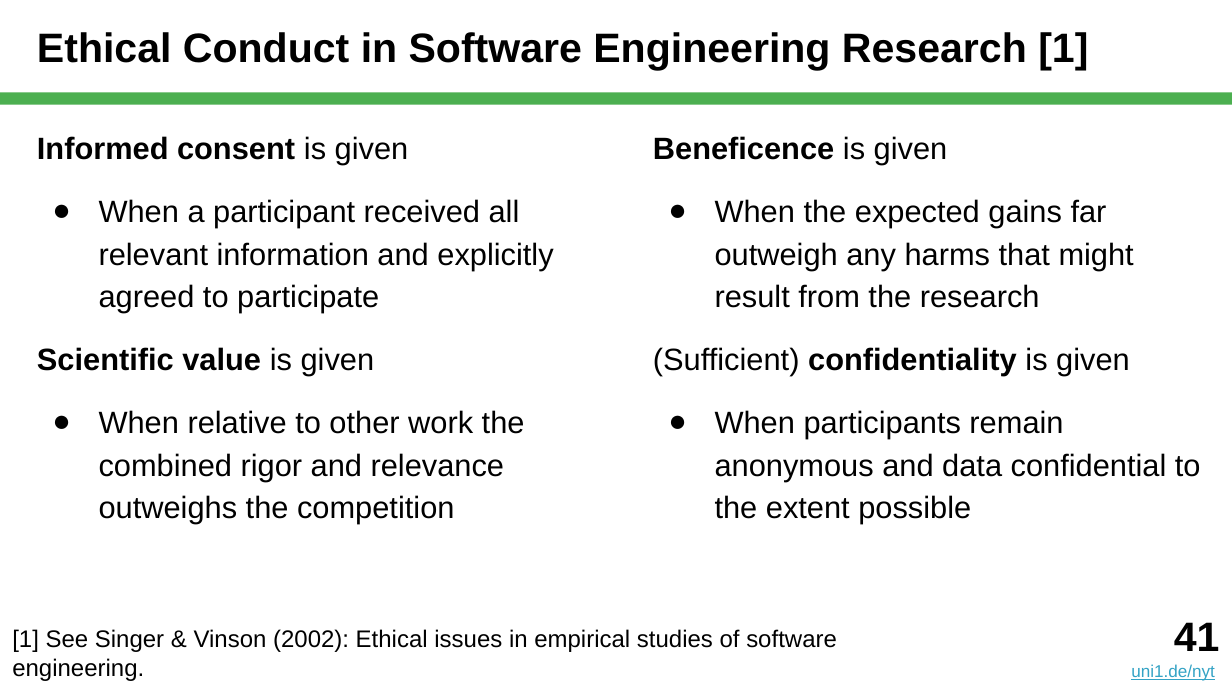
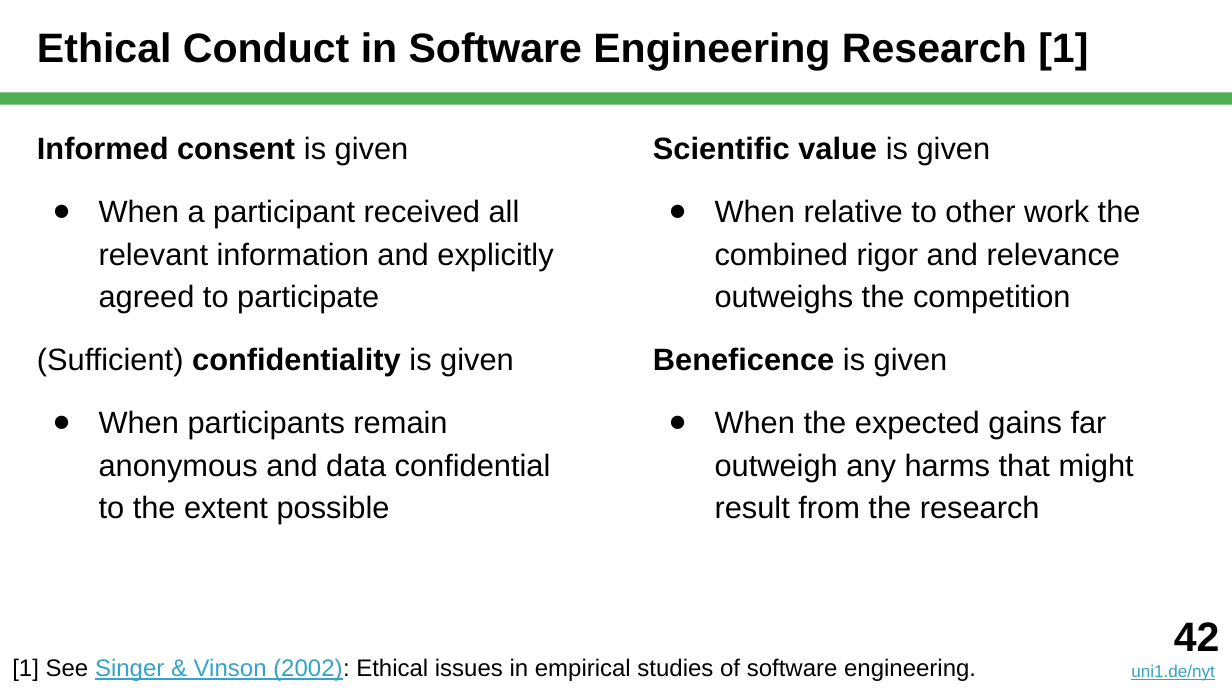
Before and after one commit to dirkriehle/nyt-course, a slide deck: slide 42 of Lecture slides/NYT B01 - What is Science.pptx (slide 41 before the commit). Drawn at 1232x693 pixels with LibreOffice and Linux fonts; fonts in the diff are those of the drawing. Boxes give left, top, right and bottom in pixels: in the first picture for what was removed or moved away, otherwise in the second. Text is boxed around its words. In the diff, an @@ line names an element or a change of style, - is before the commit and + after.

```diff
--- a/Lecture slides/NYT B01 - What is Science.pptx
+++ b/Lecture slides/NYT B01 - What is Science.pptx
@@ text at <box>653,136,1141,313</box>: paragraphs added @@
+Scientific value is given
+● When relative to other work the combined rigor and relevance outweighs the competition
@@ text at <box>37,347,551,524</box>: text changed @@
-Scientific value is given
-● When relative to other work the combined rigor and relevance outweighs the competition
+(Sufficient) confidentiality is given
+● When participants remain anonymous and data confidential to the extent possible
@@ text at <box>653,347,1201,524</box>: paragraphs removed @@
-(Sufficient) confidentiality is given
-● When participants remain anonymous and data confidential to the extent possible
@@ text at <box>653,347,948,376</box>: more space between paragraphs @@
@@ text "[1] See Singer & Vinson ..." at <box>12,658,976,681</box>: text colour #000000 to #34A3C5, underline on in "Singer & Vinson (2002):" @@
@@ text at <box>1174,622,1220,651</box>: text changed @@
-41
+42
```
Also in this commit, not shown: 15 other slides changed, 1 slide added, 27 other files.
